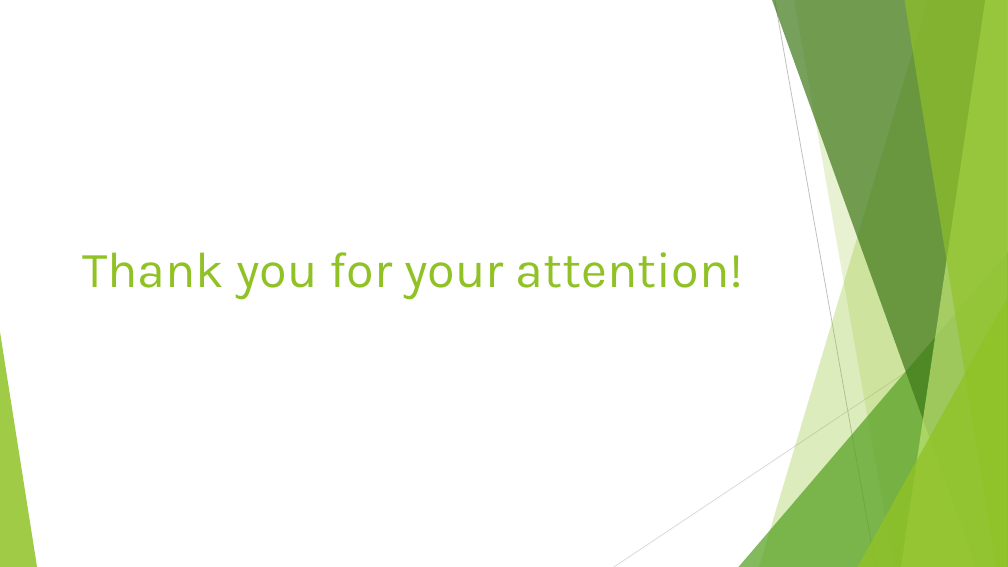
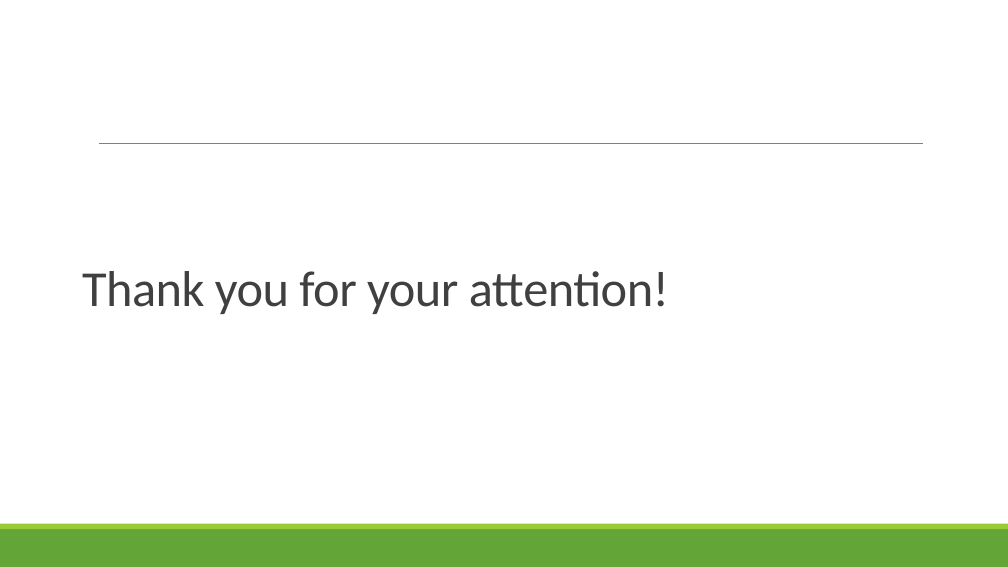
Before and after one commit to green-fox-academy/LottiL, a slide deck: slide 9 of Week10/Day05/demo_super_hexagon.pptx (slide 8 before the commit). Drawn at 1008x567 pixels with LibreOffice and Linux fonts; fonts in the diff are those of the drawing. Boxes give left, top, right and bottom in pixels: in the first picture for what was removed or moved away, otherwise in the second. Text is boxed around its words. In the diff, an @@ line names an element or a change of style, - is before the commit and + after.

```diff
--- a/Week10/Day05/demo_super_hexagon.pptx
+++ b/Week10/Day05/demo_super_hexagon.pptx
@@ line added from (99, 144) to (923, 144), #808080 0.5 pt @@
@@ title "Thank you for your attention!" at <box>82,271,669,314</box>: font Karla to Calibri, text colour #90C226 to #404040, letter spacing 0 to -0.5 pt; line spacing 1 to 0.85; vertical alignment top to bottom @@
@@ group removed at <box>0,0,1008,567</box>: 5 freeform shapes, 3 triangles, 2 lines @@
@@ rectangle added at <box>0,529,1008,567</box>, fill #63A537 @@
@@ rectangle added at <box>0,524,1008,529</box>, fill #99CB38 @@
```
Also in this commit, not shown: 8 slides added, 7 slides removed, 25 other files.
